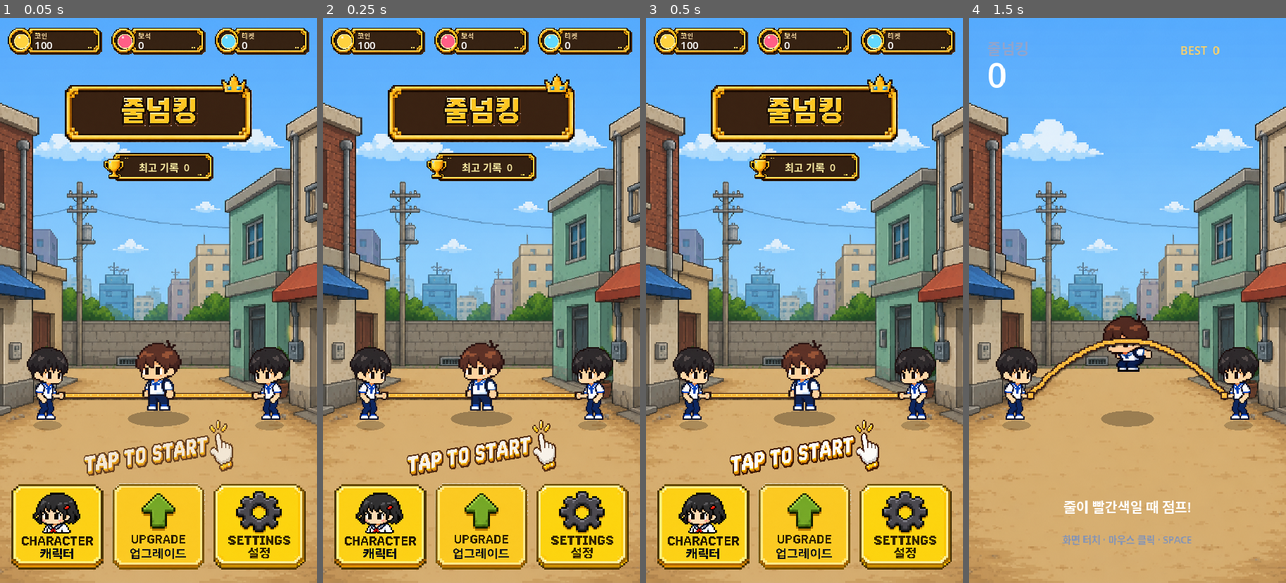
Above: before the commit, frames 1-4 (left to right).
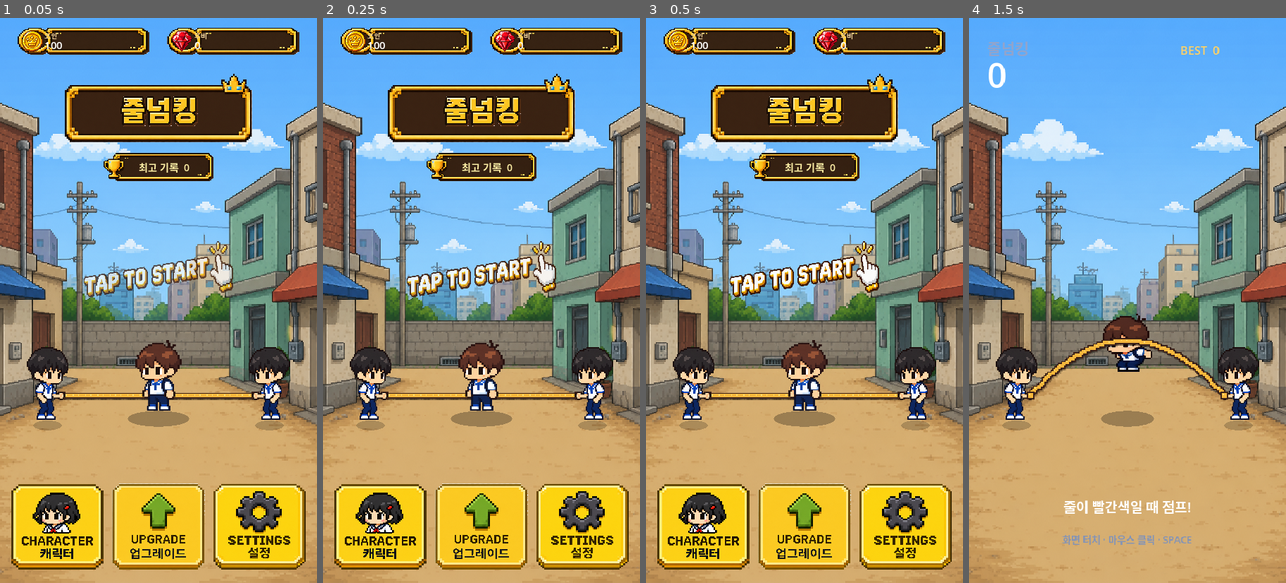
Above: after the commit, the same moments.

Repository: eunchan4490-star/Rope-King
Game: Godot game, scene res://main.tscn
Same seed, same stepped clock (60 frames per second), same inputs: the game is played once before the commit and once after it.
Inputs (mouse positions are in pixels of both pictures, inside the frame that each line leads up to):
- Up to frame 1 (0.05 s): no input
- Up to frame 2 (0.25 s): no input
- Up to frame 3 (0.5 s): no input
- Up to frame 4 (1.5 s): move the mouse to (1197, 272) at 0.52 s; click (1197, 272) at 0.67 s; tap Space (jump) at 0.77 s; move the mouse to (1064, 328) at 1.27 s; click (1064, 328) at 1.42 s

The runs differ from the first frame. In frame 1, 5.9% of the frame differs, in the area x 2-98%, y 1-82%; in frame 2, 5.9%; in frame 3, 5.9%; in frame 4, nothing differs.

Commit message:
Add pixel coin and ruby counters

Diff:
--- a/scripts/main.gd
+++ b/scripts/main.gd
@@ -27,6 +27,8 @@
 const BEST_SCORE_FRAME_PATH := "res://assets/ui/best_score_frame.png"
 const RESOURCE_COUNTER_FRAME_PATH := "res://assets/ui/resource_counter_frame.png"
 const TAP_PROMPT_PATH := "res://assets/ui/tap_to_start.png"
+const COIN_ICON_PATH := "res://assets/ui/coin_icon.png"
+const RUBY_ICON_PATH := "res://assets/ui/ruby_icon.png"
 const DEFAULT_CHARACTER_ID := "default"
 const JUMP_FRAME_COUNT := 4
 const CHARACTERS_PER_PAGE := 3
@@ -64,6 +66,8 @@
 @export var best_score_frame_texture: Texture2D
 @export var resource_counter_frame_texture: Texture2D
 @export var tap_prompt_texture: Texture2D
+@export var coin_icon_texture: Texture2D
+@export var ruby_icon_texture: Texture2D
 @export_group("Game Balance")
 @export var balance: RopeGameBalance = DEFAULT_BALANCE
 
@@ -85,7 +89,6 @@
 var menu_notice := ""
 var coins := 100
 var gems := 0
-var tickets := 0
 var run_start_best := 0
 var new_best_this_run := false
 var feedback: RopeFeedbackManager
@@ -115,6 +118,8 @@
 var best_score_frame_used_region := Rect2()
 var resource_counter_frame_used_region := Rect2()
 var tap_prompt_used_region := Rect2()
+var coin_icon_used_region := Rect2()
+var ruby_icon_used_region := Rect2()
 
 
 func _ready() -> void:
@@ -146,12 +151,18 @@
 		resource_counter_frame_texture = load(RESOURCE_COUNTER_FRAME_PATH) as Texture2D
 	if tap_prompt_texture == null and ResourceLoader.exists(TAP_PROMPT_PATH):
 		tap_prompt_texture = load(TAP_PROMPT_PATH) as Texture2D
+	if coin_icon_texture == null and ResourceLoader.exists(COIN_ICON_PATH):
+		coin_icon_texture = load(COIN_ICON_PATH) as Texture2D
+	if ruby_icon_texture == null and ResourceLoader.exists(RUBY_ICON_PATH):
+		ruby_icon_texture = load(RUBY_ICON_PATH) as Texture2D
 	character_button_used_region = _texture_used_region(character_button_texture)
 	upgrade_button_used_region = _texture_used_region(upgrade_button_texture)
 	settings_button_used_region = _texture_used_region(settings_button_texture)
 	best_score_frame_used_region = _texture_used_region(best_score_frame_texture)
 	resource_counter_frame_used_region = _texture_used_region(resource_counter_frame_texture)
 	tap_prompt_used_region = _texture_used_region(tap_prompt_texture)
+	coin_icon_used_region = _texture_used_region(coin_icon_texture)
+	ruby_icon_used_region = _texture_used_region(ruby_icon_texture)
 	get_viewport().size_changed.connect(queue_redraw)
 	queue_redraw()
 
@@ -339,7 +350,6 @@
 	best_score = int(data.best_score)
 	coins = int(data.coins)
 	gems = int(data.gems)
-	tickets = int(data.tickets)
 	total_runs = int(data.stats.total_runs)
 	total_success = int(data.stats.total_success)
 	for owned_id in data.owned_characters:
@@ -358,7 +368,6 @@
 		"best_score": best_score,
 		"coins": coins,
 		"gems": gems,
-		"tickets": tickets,
 		"selected_character": selected_character_id,
 		"owned_characters": owned_character_ids,
 		"settings": {
@@ -851,9 +860,8 @@
 
 func _draw_main_menu(font: Font) -> void:
 	# Give every resource a readable name instead of relying on ambiguous initials.
-	_draw_resource_counter(font, Rect2(18.0, 22.0, 214.0, 62.0), "코인", Color("ffd23f"), coins)
-	_draw_resource_counter(font, Rect2(253.0, 22.0, 214.0, 62.0), "보석", Color("ff5f87"), gems)
-	_draw_resource_counter(font, Rect2(488.0, 22.0, 214.0, 62.0), "티켓", Color("63d8ff"), tickets)
+	_draw_resource_counter(font, Rect2(40.0, 22.0, 300.0, 62.0), "코인", coin_icon_texture, coin_icon_used_region, coins)
+	_draw_resource_counter(font, Rect2(380.0, 22.0, 300.0, 62.0), "루비", ruby_icon_texture, ruby_icon_used_region, gems)
 
 	_draw_main_menu_title(font)
 	var best_rect := Rect2(235.0, 306.0, 250.0, 64.0)
@@ -864,7 +872,7 @@
 	draw_string(font, Vector2(284.0, 347.0), "최고 기록  %d" % best_score, HORIZONTAL_ALIGNMENT_CENTER, 178.0, 23, Color("fff0a6"))
 
 	var prompt_alpha := 0.78 + sin(Time.get_ticks_msec() * 0.004) * 0.18
-	var prompt_rect := Rect2(190.0, 910.0, 340.0, 128.0)
+	var prompt_rect := Rect2(190.0, 505.0, 340.0, 128.0)
 	if tap_prompt_texture != null and tap_prompt_used_region.size.x > 0.0:
 		draw_texture_rect_region(tap_prompt_texture, prompt_rect, tap_prompt_used_region, Color(1.0, 1.0, 1.0, prompt_alpha))
 	else:
@@ -947,15 +955,15 @@
 	return texture
 
 
-func _draw_resource_counter(font: Font, rect: Rect2, label: String, icon_color: Color, amount: int) -> void:
+func _draw_resource_counter(font: Font, rect: Rect2, label: String, icon_texture: Texture2D, icon_region: Rect2, amount: int) -> void:
 	if resource_counter_frame_texture != null and resource_counter_frame_used_region.size.x > 0.0:
 		draw_texture_rect_region(resource_counter_frame_texture, rect, resource_counter_frame_used_region)
 	else:
 		draw_rect(rect, Color(0.23, 0.14, 0.09, 0.92), true)
 		draw_rect(rect, Color("ffd23f"), false, 4.0)
-	draw_circle(rect.position + Vector2(31.0, 31.0), 16.0, icon_color)
-	draw_circle(rect.position + Vector2(31.0, 31.0), 16.0, Color("fff0a6"), false, 2.0)
-	draw_rect(Rect2(rect.position + Vector2(24.0, 20.0), Vector2(5.0, 5.0)), Color(1.0, 1.0, 1.0, 0.7), true)
+	var icon_rect := Rect2(rect.position + Vector2(9.0, 7.0), Vector2(48.0, 48.0))
+	if icon_texture != null and icon_region.size.x > 0.0:
+		draw_texture_rect_region(icon_texture, icon_rect, icon_region)
 	draw_string(font, Vector2(rect.position.x + 61.0, rect.position.y + 25.0), label, HORIZONTAL_ALIGNMENT_LEFT, 70.0, 15, Color("f4d7a1"))
 	draw_string(font, Vector2(rect.position.x + 61.0, rect.position.y + 49.0), str(amount), HORIZONTAL_ALIGNMENT_LEFT, rect.size.x - 74.0, 24, Color.WHITE)
 
--- a/scripts/save_manager.gd
+++ b/scripts/save_manager.gd
@@ -40,7 +40,6 @@
 		"best_score": 0,
 		"coins": 100,
 		"gems": 0,
-		"tickets": 0,
 		"selected_character": "default",
 		"owned_characters": ["default"],
 		"settings": {
@@ -66,7 +65,6 @@
 		"best_score": maxi(0, int(source.get("best_score", defaults.best_score))),
 		"coins": maxi(0, int(source.get("coins", defaults.coins))),
 		"gems": maxi(0, int(source.get("gems", defaults.gems))),
-		"tickets": maxi(0, int(source.get("tickets", defaults.tickets))),
 		"selected_character": str(source.get("selected_character", defaults.selected_character)),
 		"owned_characters": owned,
 		"settings": {
--- a/tests/rope_logic_test.gd
+++ b/tests/rope_logic_test.gd
@@ -102,6 +102,8 @@
 	_expect(ResourceLoader.exists("res://assets/ui/best_score_frame.png"), "best score frame asset was not imported")
 	_expect(ResourceLoader.exists("res://assets/ui/resource_counter_frame.png"), "resource counter frame asset was not imported")
 	_expect(ResourceLoader.exists("res://assets/ui/tap_to_start.png"), "tap-to-start prompt asset was not imported")
+	_expect(ResourceLoader.exists("res://assets/ui/coin_icon.png"), "coin icon asset was not imported")
+	_expect(ResourceLoader.exists("res://assets/ui/ruby_icon.png"), "ruby icon asset was not imported")
 	_expect(ResourceLoader.exists("res://assets/characters/default/idle.png"), "default idle asset path was not imported")
 	_expect(ResourceLoader.exists("res://assets/characters/default/jump_sheet.png"), "default jump asset path was not imported")
 	_expect(game._is_safe_character_id("default"), "default character id was rejected")
Binary file added: assets/ui/coin_icon.png
Not shown, added: assets/ui/coin_icon.png.import
Binary file added: assets/ui/ruby_icon.png
Not shown, added: assets/ui/ruby_icon.png.import
